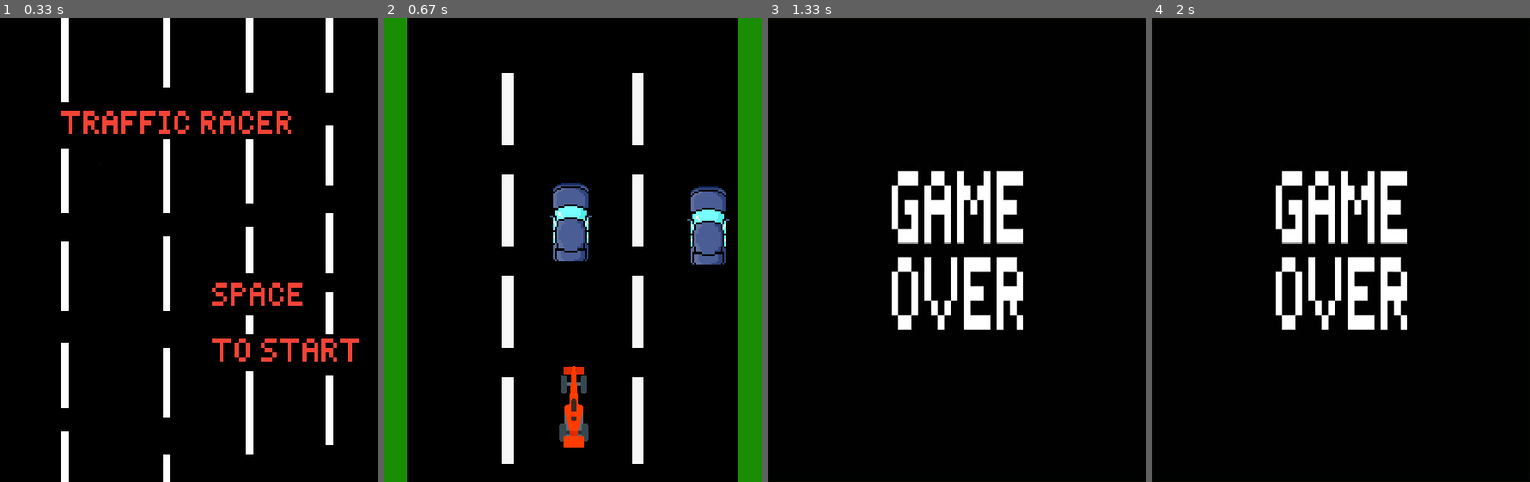
Above: before the commit, frames 1-4 (left to right).
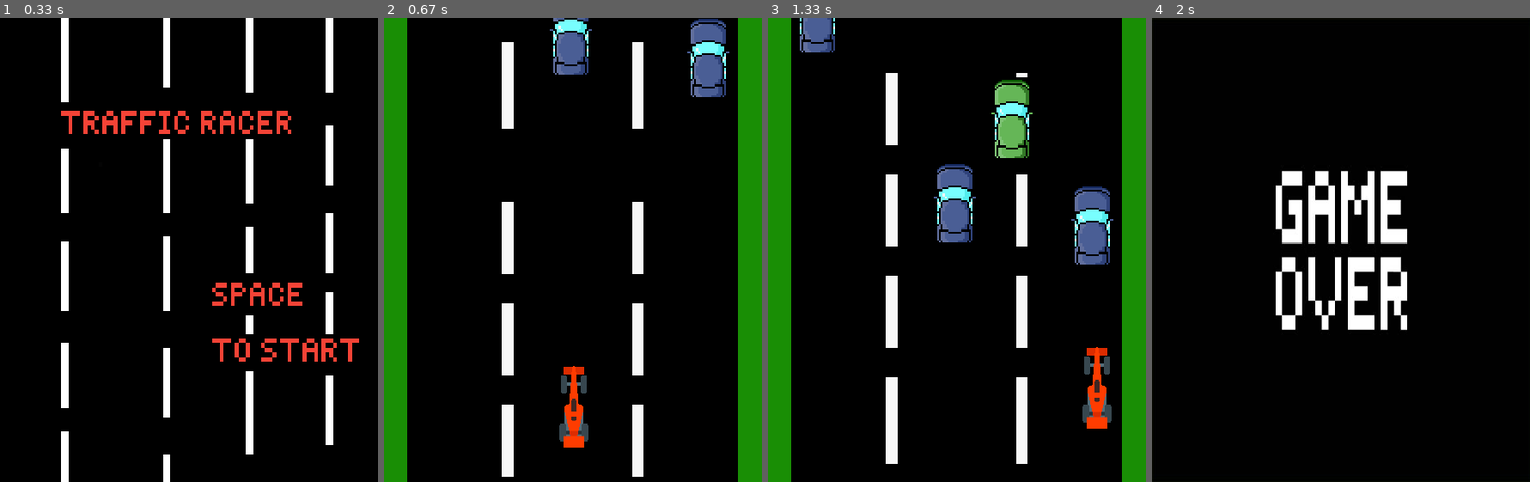
Above: after the commit, the same moments.

Repository: joaobueno16/Projeto_final_dessoft
Game: pygame game, started from Codigo_pygame.py
Same seed, same stepped clock (60 frames per second), same inputs: the game is played once before the commit and once after it.
Inputs:
- Up to frame 1 (0.33 s): type "1 (at the terminal prompt)" at 0 s
- Up to frame 2 (0.67 s): tap Space at 0.33 s
- Up to frame 3 (1.33 s): hold Right 0.67-1.13 s; hold Up from 1.17 s (still down)
- Up to frame 4 (2 s): release Up at 1.47 s

Frame 1 is identical in both runs. In frame 2, 7.5% of the frame differs, in the area x 31-92%, y 0-99%; in frame 3, 25%, in the area x 0-100%, y 0-100%; in frame 4, nothing differs.

Commit message:
finalizando o jogo

Diff:
--- a/Codigo_pygame.py
+++ b/Codigo_pygame.py
@@ -5,6 +5,9 @@
 Created on Mon Nov  4 15:51:07 2019
 @author: joaoluizleaobueno
 """
+#Integrantes da equipe: João Luiz Bueno, Felipe Lacombe, Thiago Pegorer
+
+#Instruções: para começar o jogo você deverá selecionar a dificuldade no terminal de iniciação que quer jogar: facil, medio ou dificil.
 
 import pygame
 import random
@@ -17,7 +20,7 @@
 # Dados gerais do jogo.
 WIDTH = 440  # Largura da tela
 HEIGHT = 540  # Altura da tela
-FPS = 0  # Frames por segundo
+FPS = 20  # Frames por segundo
 
 WHITE = (255, 255, 255)
 BLACK = (0, 0, 0)
@@ -276,11 +279,11 @@
 
 # Cria 8 carros aleatorios e adiciona no grupo carros aleatorios
 
-dific=input(" qual a dificuldade desejada?: facil, medio ou dificil?")
-
-if dific == 'facil':
-    d=1
-elif dific == 'medio':
+dific=input(" qual a dificuldade desejada?: facil(f), medio(m) ou dificil(d)?")
+
+if dific == 'f':
+    d=3
+elif dific == '':
     d=3
 else:
     d=3
@@ -288,12 +291,12 @@
         m = Mob()
         all_sprites.add(m)
         mobs.add(m)
-if dific == 'facil':
+if dific == 'f':
     e=2
-elif dific == 'medio':
-    e=4
+elif dific == 'm':
+    e=3
 else:
-    e=5
+    e=3
 for x in range(e):
         m2 = Mob2()
         all_sprites.add(m2)
@@ -331,9 +334,9 @@
                 if len(hit2)>0:
                     amob.kill()
 
-        if dific == 'facil':
-            f=3
-        elif dific == 'medio':
+        if dific == 'f':
+            f=4
+        elif dific == 'm':
             f=6
         else:
             f=7
@@ -382,9 +385,9 @@
                     # Dependendo da tecla, altera a velocidade.
                 if event.type == pygame.KEYDOWN:
                     if event.key == pygame.K_LEFT:
-                        player.speedx = -11
+                        player.speedx = -18
                     if event.key == pygame.K_RIGHT:
-                        player.speedx = 11
+                        player.speedx = 18
                     if event.key == pygame.K_UP:
                         player.speedy = -11
                     if event.key == pygame.K_DOWN:
